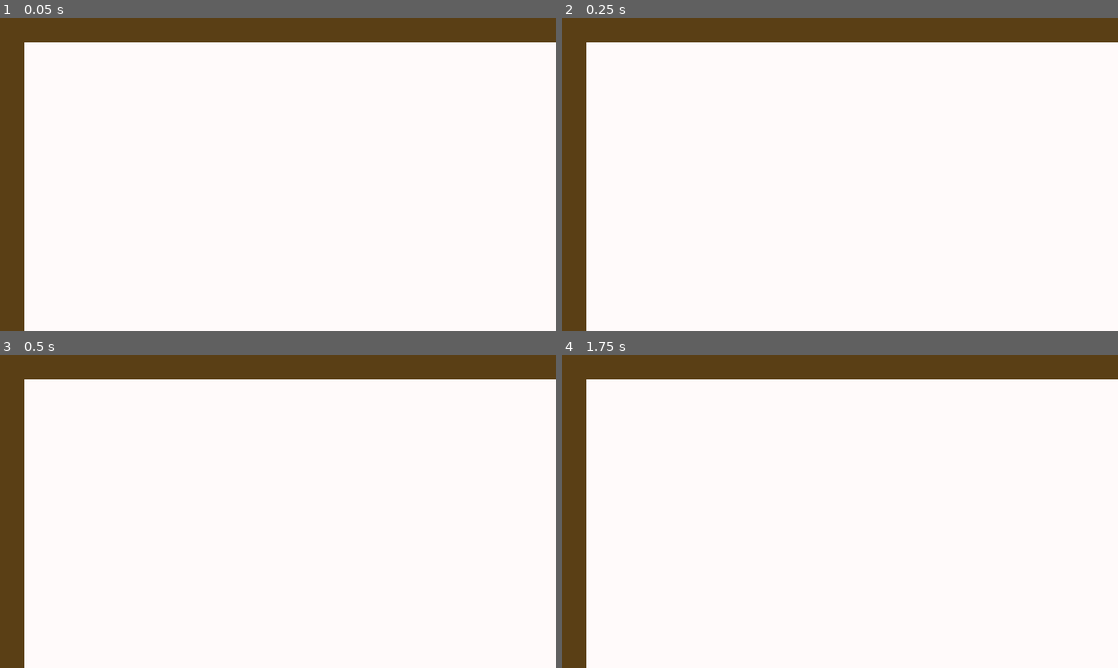
Above: before the commit, frames 1-4 (two rows, left to right).
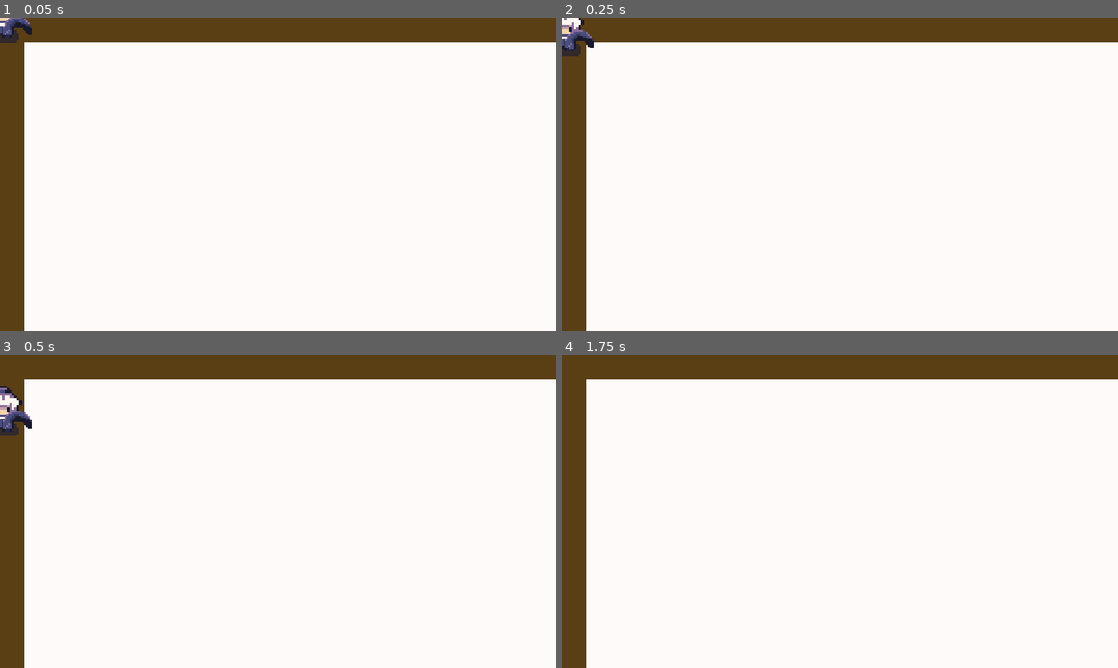
Above: after the commit, the same moments.

Repository: AlloyFoot/boomerangblr
Game: Godot game, scene res://scenes/level_1.tscn
Two runs of this game, one before a commit and one after it. Both use one fixed random seed, a clock stepped at 60 frames per second and the inputs below.
Inputs:
- Up to frame 1 (0.05 s): no input
- Up to frame 2 (0.25 s): no input
- Up to frame 3 (0.5 s): no input
- Up to frame 4 (1.75 s): tap Enter (ui_accept) at 0.5, 0.77, 1.52 s; hold Right (ui_right) from 0.53 s (still down)

The runs differ from the first frame. In frame 1, 0.3% of the frame differs, in the area x 0-6%, y 0-8%; in frame 2, 0.5%; in frame 3, 0.6%, in the area x 0-6%, y 10-26%; in frame 4, nothing differs.

Commit message:
update

Diff:
--- a/scenes/level_1.tscn
+++ b/scenes/level_1.tscn
@@ -1,4 +1,6 @@
 [gd_scene format=3 uid="uid://cuiq1dm4n1ybm"]
+
+[ext_resource type="PackedScene" uid="uid://c8ffypnvhmgjf" path="res://scenes/player.tscn" id="1_014kd"]
 
 [sub_resource type="QuadMesh" id="QuadMesh_ymhcm"]
 
@@ -62,3 +64,5 @@
 scale = Vector2(100000, 100000)
 mesh = SubResource("QuadMesh_16ct4")
 metadata/_edit_lock_ = true
+
+[node name="Player" parent="." unique_id=1188509884 instance=ExtResource("1_014kd")]
